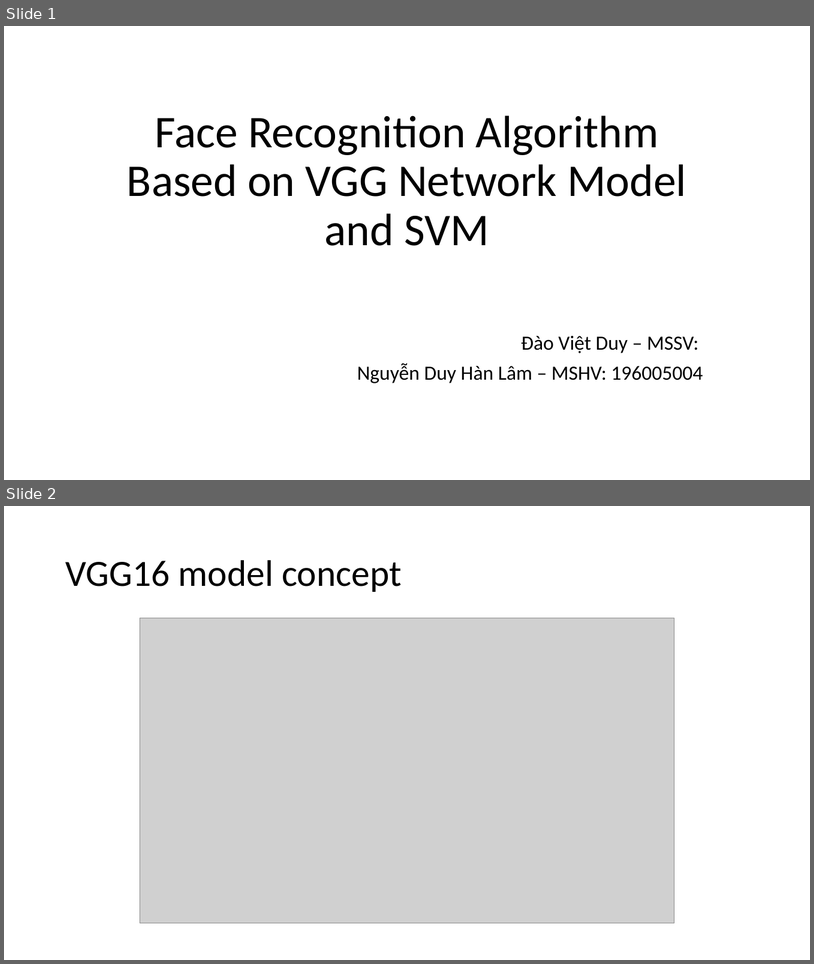
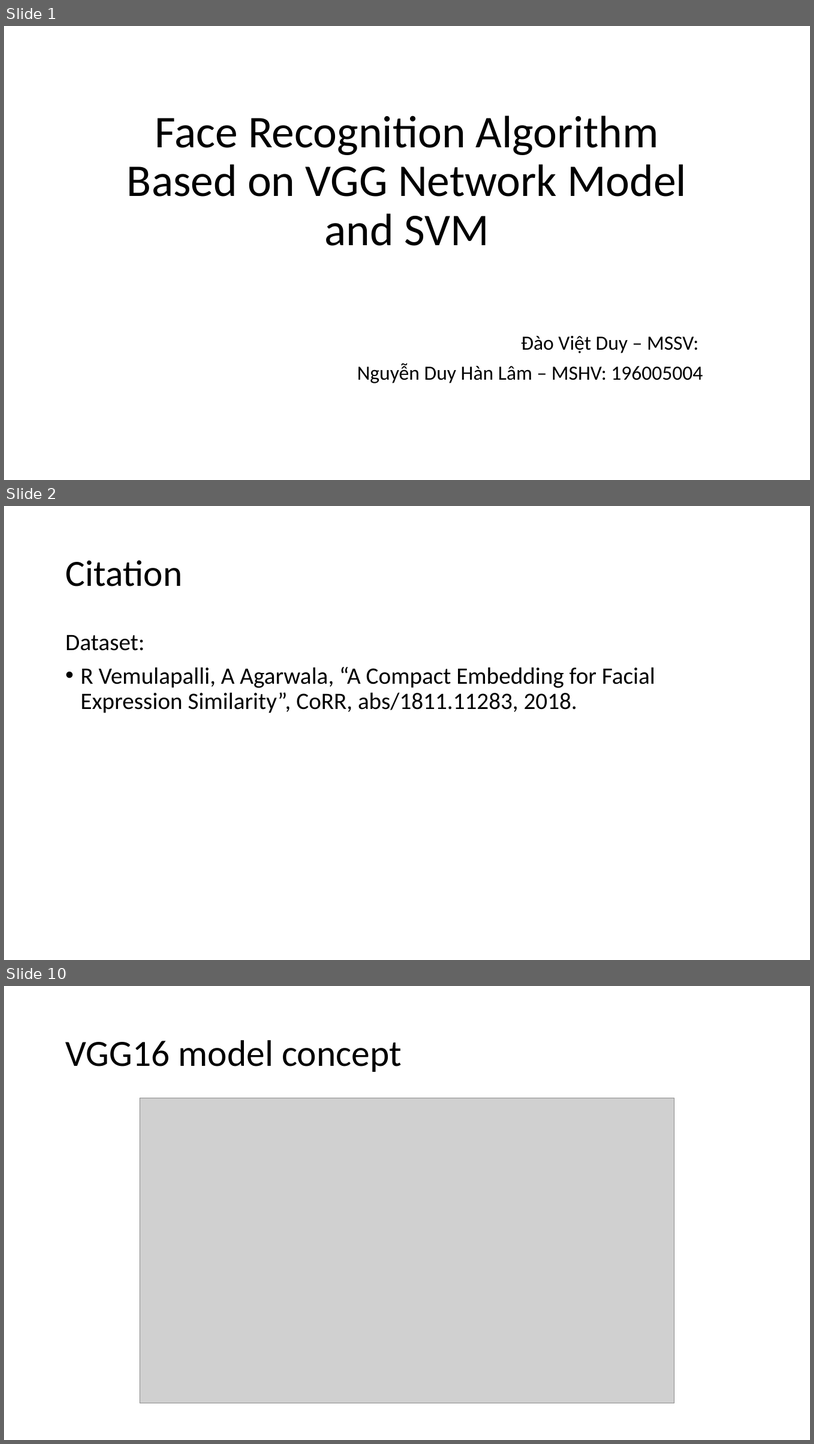
Before and after one commit to nguyenduyhanlam/Computer_vision, a slide deck: Face Recognition Algorithm Based on VGG Network Model.pptx. Shown one above the other, each under a label of ours: slides 1 and 2 before the commit, slides 1, 2 and 10 after it; the slides between them are not shown. The pictures are 814x964 and 814x1444 pixels, drawn with LibreOffice and Linux fonts; fonts in the diff are those of the drawing; grey boxes stand for pictures. Boxes give left, top, right and bottom in pixels: in the first picture for what was removed or moved away, otherwise in the second. Text is boxed around its words. In the diff, an @@ line names an element or a change of style, - is before the commit and + after.

Commit message:
updated doc and ppt

```diff
--- a/Face Recognition Algorithm Based on VGG Network Model.pptx
+++ b/Face Recognition Algorithm Based on VGG Network Model.pptx
@@ slide 2 added at (x1=4, y1=506, x2=810, y2=960), background #FFFFFF @@
@@ title added at (x1=65, y1=560, x2=182, y2=586), 44 pt, text #000000 @@
+Citation
@@ text added at (x1=65, y1=635, x2=656, y2=713), 28 pt, text #000000 @@
+Dataset:
+• R Vemulapalli, A Agarwala, “A Compact Embedding for Facial Expression Similarity”, CoRR, abs/1811.11283, 2018.
@@ what was slide 2 is now slide 10 @@
```
Also in this commit, not shown: 7 other slides added, 1 other file.
